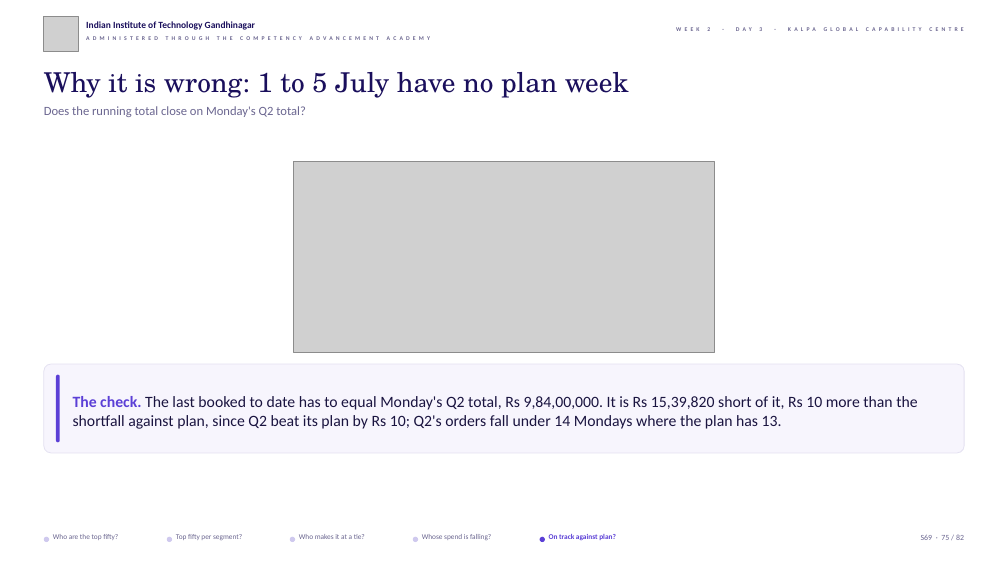
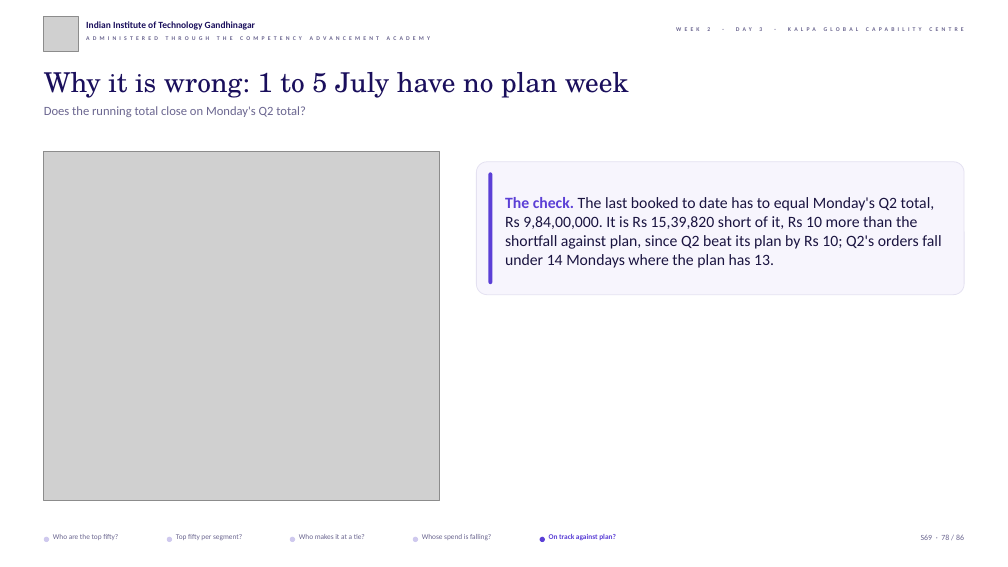
Before and after one commit to fde-academy-lab/c2-content-factory, a slide deck: slide 78 of content/W02/D3/slides/C2_W02_D03_half1_STUDENT.pptx (slide 75 before the commit). Drawn at 1008x567 pixels with LibreOffice and Linux fonts; fonts in the diff are those of the drawing; grey boxes stand for pictures; background and template pictures are left out. Boxes give left, top, right and bottom in pixels: in the first picture for what was removed or moved away, otherwise in the second. Text is boxed around its words. In the diff, an @@ line names an element or a change of style, - is before the commit and + after.

```diff
--- a/content/W02/D3/slides/C2_W02_D03_half1_STUDENT.pptx
+++ b/content/W02/D3/slides/C2_W02_D03_half1_STUDENT.pptx
@@ picture added at [44,151,439,501] @@
@@ picture removed at [293,162,715,352] @@
@@ rounded rectangle: place and size @@
-rounded rectangle at [44,364,964,454]
+rounded rectangle at [476,162,964,295]
@@ rounded rectangle: place and size @@
-rounded rectangle at [56,375,60,443]
+rounded rectangle at [488,172,492,284]
@@ text "The check. The last booked ..." rewrapped from [73,396,917,429] to [505,197,941,268] @@
```
Also in this commit, not shown: 81 other slides changed, 4 slides added, 3 other files.
